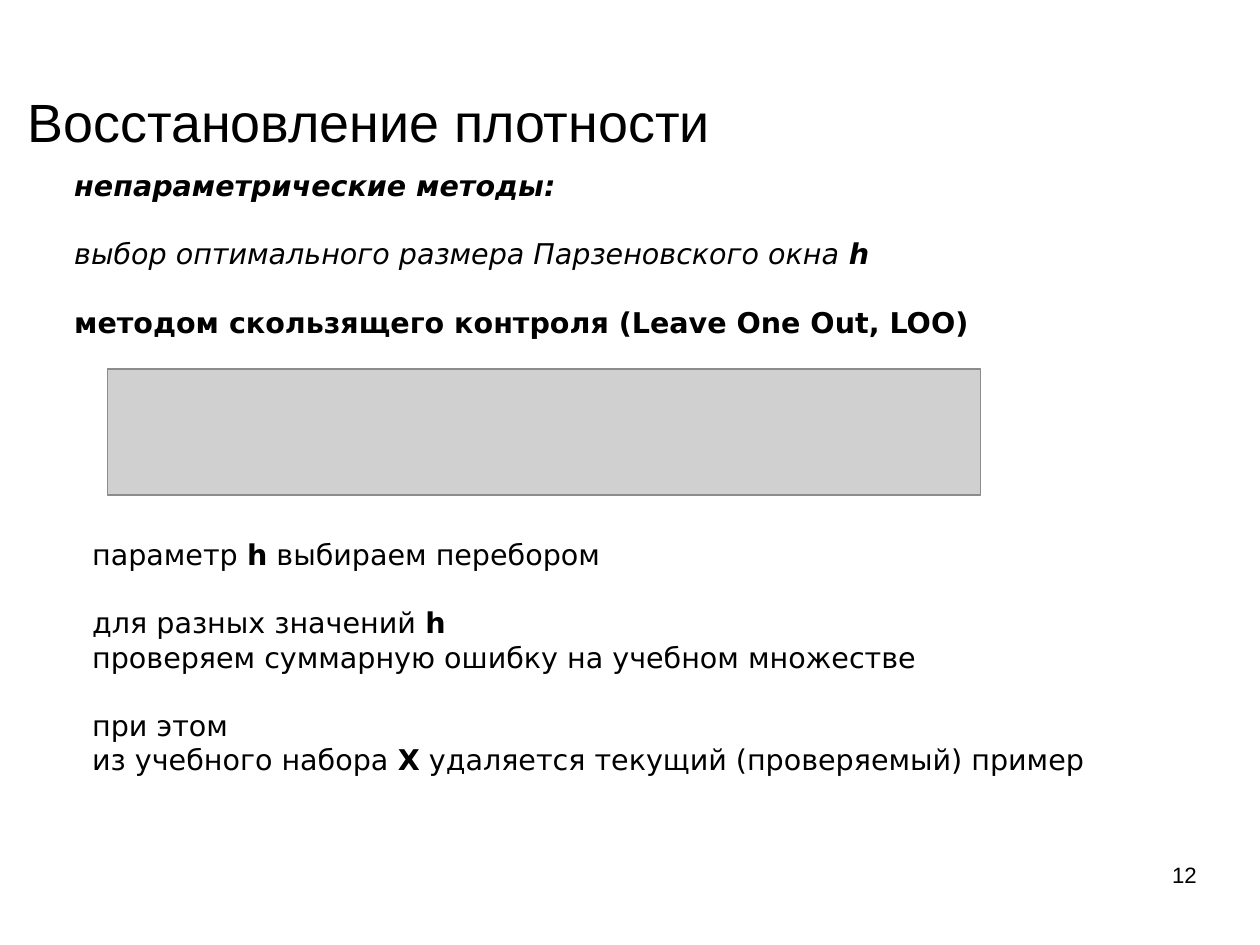
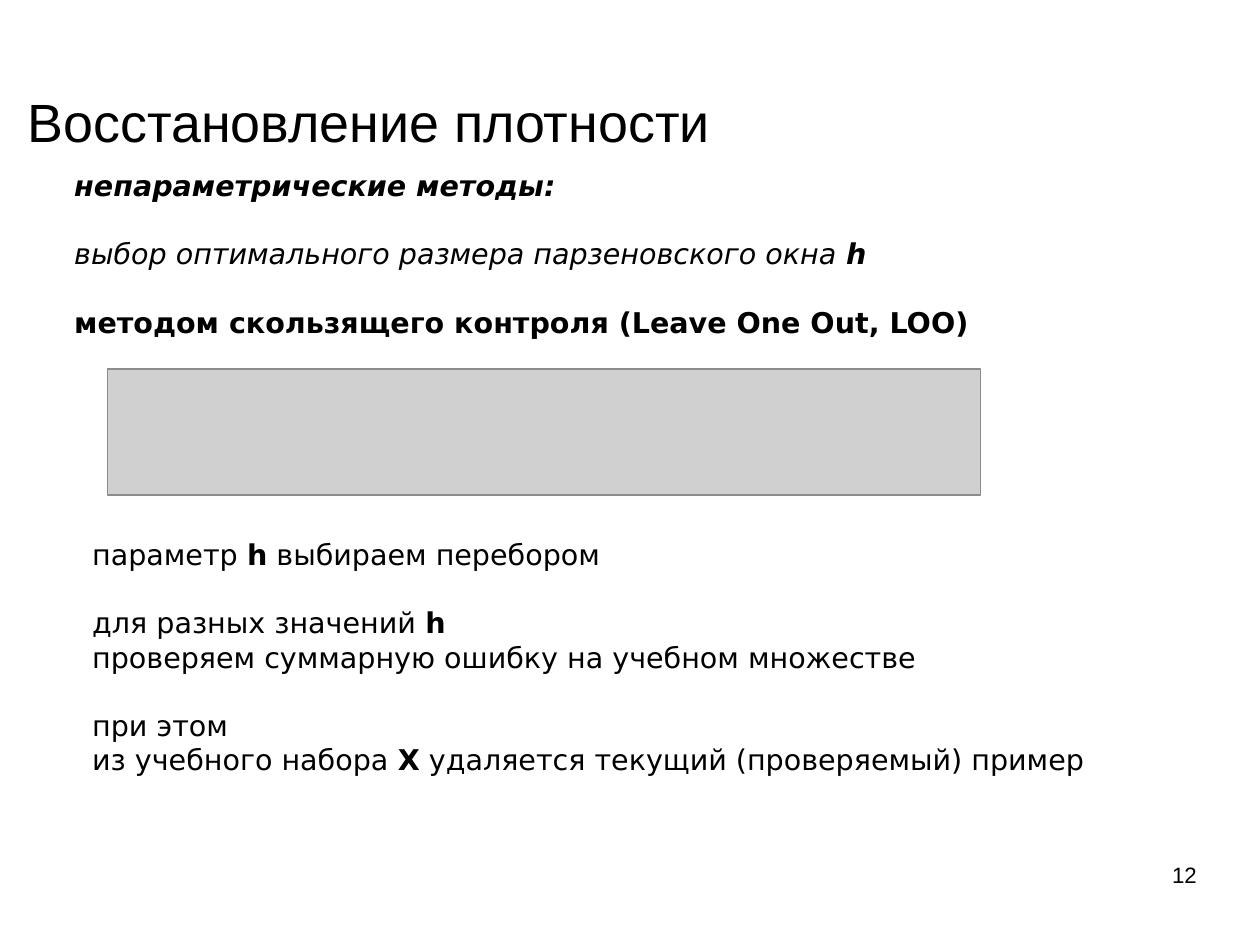
Before and after one commit to mechanoid5/ml_lectorium_legacy, a slide deck: slide 12 of 05-em.odp. Drawn at 1260x945 pixels with LibreOffice and Linux fonts; fonts in the diff are those of the drawing; grey boxes stand for pictures; background and template pictures are left out. Boxes give left, top, right and bottom in pixels: in the first picture for what was removed or moved away, otherwise in the second. Text is boxed around its words. In the diff, an @@ line names an element or a change of style, - is before the commit and + after.

```diff
--- a/05-em.odp
+++ b/05-em.odp
@@ text at (74, 242, 866, 270): text changed @@
-выбор оптимального размера Парзеновского окна h
+выбор оптимального размера парзеновского окна h
```
Also in this commit, not shown: 1 other slide changed, 4 other files.
